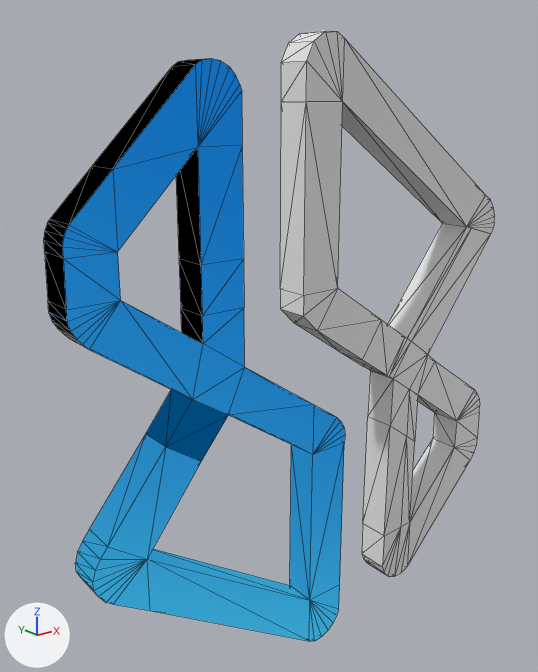
Two versions of the glTF model sd.glb, one commit apart.
The view is the same before and after, from a 50 mm camera at (-2.45, -2.74, 1.23) aimed at (-0.19, 0.08, 0.1). The lights are fixed; the arrows at lower left show +X, +Y and +Z. Mesh edges are drawn as thin lines. Where no turn or scale is listed for an object, it has been applied to the vertices.

The first picture shows 'Left Side', 'Right Side'.
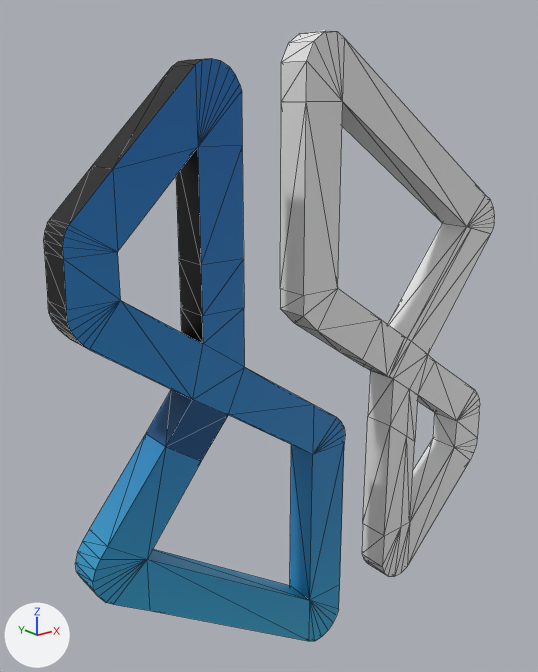
Boxes (x1, y1, x2, y2) around the edits, measured in the pictures (538 x 672 px):
'Left Side', recoloured: (43, 58, 345, 641) in both

Edits to the bpy script that builds the scene:
```text
Change mat_left_side_material:
    remove n0 = _N.new('ShaderNodeEmission'); n0.name = 'Emission'
    remove n1 = _N.new('ShaderNodeLightPath'); n1.name = 'Light Path'
    remove n2 = _N.new('ShaderNodeBsdfTransparent'); n2.name = 'Transparent BSDF'
    remove n3 = _N.new('ShaderNodeMixShader'); n3.name = 'Mix Shader'
    add n6 = _N.new('ShaderNodeBsdfPrincipled'); n6.name = 'Principled BSDF'
    where n4 = _N.new('ShaderNodeOutputMaterial'); n4.name = 'Material Output'
    where n5 = _N.new('ShaderNodeTexImage'); n5.name = 'Image Texture'
    remove _L.new(n1.outputs[0], n3.inputs[0])  # 'Is Camera Ray' to 'Factor'
    remove _L.new(n2.outputs[0], n3.inputs[1])  # 'BSDF' to 'Shader'
    remove _L.new(n0.outputs[0], n3.inputs[2])  # 'Emission' to 'Shader'
    remove _L.new(n3.outputs[0], n4.inputs[0])  # 'Shader' to 'Surface'
    remove _L.new(n5.outputs[0], n0.inputs[0])  # 'Color' to 'Color'
    add _L.new(n6.outputs[0], n4.inputs[0])  # 'BSDF' to 'Surface'
    add _L.new(n5.outputs[0], n6.inputs[0])  # 'Color' to 'Base Color'
```
